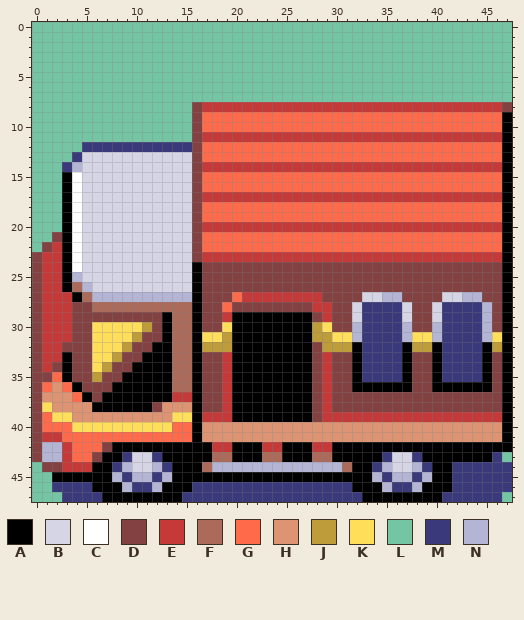
One commit to this pixel-art sprite: graphics/event_objects/pics/misc/truck.png. This is how it looked before the edit.
The file is 48x48 pixels.
Palette (. is transparent): A #000000  B #d5d5e6  C #ffffff  D #834141  E #c53939  F #ac6a5a  G #ff6a4a  H #de9473  J #bd9c39  K #ffde5a  L #73c5a4  M #39397b  N #b4b4d5
Pixels before, first column x 0:
 0 LLLLLLLLLLLLLLLLLLLLLLLLLLLLLLLLLLLLLLLLLLLLLLLL
 1 LLLLLLLLLLLLLLLLLLLLLLLLLLLLLLLLLLLLLLLLLLLLLLLL
 2 LLLLLLLLLLLLLLLLLLLLLLLLLLLLLLLLLLLLLLLLLLLLLLLL
 3 LLLLLLLLLLLLLLLLLLLLLLLLLLLLLLLLLLLLLLLLLLLLLLLL
 4 LLLLLLLLLLLLLLLLLLLLLLLLLLLLLLLLLLLLLLLLLLLLLLLL
 5 LLLLLLLLLLLLLLLLLLLLLLLLLLLLLLLLLLLLLLLLLLLLLLLL
 6 LLLLLLLLLLLLLLLLLLLLLLLLLLLLLLLLLLLLLLLLLLLLLLLL
 7 LLLLLLLLLLLLLLLLLLLLLLLLLLLLLLLLLLLLLLLLLLLLLLLL
 8 LLLLLLLLLLLLLLLLDEEEEEEEEEEEEEEEEEEEEEEEEEEEEEED
 9 LLLLLLLLLLLLLLLLDGGGGGGGGGGGGGGGGGGGGGGGGGGGGGGA
10 LLLLLLLLLLLLLLLLDGGGGGGGGGGGGGGGGGGGGGGGGGGGGGGA
11 LLLLLLLLLLLLLLLLDEEEEEEEEEEEEEEEEEEEEEEEEEEEEEEA
12 LLLLLMMMMMMMMMMMDGGGGGGGGGGGGGGGGGGGGGGGGGGGGGGA
13 LLLLMBBBBBBBBBBBDGGGGGGGGGGGGGGGGGGGGGGGGGGGGGGA
14 LLLMNBBBBBBBBBBBDEEEEEEEEEEEEEEEEEEEEEEEEEEEEEEA
15 LLLACBBBBBBBBBBBDGGGGGGGGGGGGGGGGGGGGGGGGGGGGGGA
16 LLLACBBBBBBBBBBBDGGGGGGGGGGGGGGGGGGGGGGGGGGGGGGA
17 LLLACBBBBBBBBBBBDEEEEEEEEEEEEEEEEEEEEEEEEEEEEEEA
18 LLLACBBBBBBBBBBBDGGGGGGGGGGGGGGGGGGGGGGGGGGGGGGA
19 LLLACBBBBBBBBBBBDGGGGGGGGGGGGGGGGGGGGGGGGGGGGGGA
20 LLLACBBBBBBBBBBBDEEEEEEEEEEEEEEEEEEEEEEEEEEEEEEA
21 LLDACBBBBBBBBBBBDGGGGGGGGGGGGGGGGGGGGGGGGGGGGGGA
22 LDEACBBBBBBBBBBBDGGGGGGGGGGGGGGGGGGGGGGGGGGGGGGA
23 DEEACBBBBBBBBBBBDEEEEEEEEEEEEEEEEEEEEEEEEEEEEEEA
24 DEEACBBBBBBBBBBBADDDDDDDDDDDDDDDDDDDDDDDDDDDDDDA
25 DEEANBBBBBBBBBBBADDDDDDDDDDDDDDDDDDDDDDDDDDDDDDA
26 DEEAFNBBBBBBBBBBADDDDDDDDDDDDDDDDDDDDDDDDDDDDDDA
27 DEEEAFNNNNNNNNNNADDDGEEEEEEEEDDDDBBNNDDDDBBNNDDA
28 DEEEDDFFFFFFFFFFADDGDDDDDDDDEEDDBMMMMBDDBMMMMNDA
29 DEEEDDDDDDDDDAFFADDEAAAAAAAADEDDBMMMMBDDBMMMMNDA
30 DEEEDDKKKKKJDAFFADDKAAAAAAAAJKDDNMMMMNDDNMMMMNDA
31 DEEEDDKKKKJDDAFFAKKJAAAAAAAAJJKKNMMMMNKKNMMMMNKA
32 DEEDDDKKKJDDAAFFAJJJAAAAAAAADJJJAMMMMAJJAMMMMAJA
33 DEEADDKKJDDAAAFFADDEAAAAAAAADEDDAMMMMADDAMMMMADA
34 DEDADDKJDDAAAAFFADDEAAAAAAAADEDDAMMMMADDAMMMMADA
35 DDGADDJDDAAAAAFFADDEAAAAAAAADEDDAMMMMADDAMMMMADA
36 DGHGADDDAAAAAAFFADDEAAAAAAAADEDDAAAAAADDAAAAAADA
37 DHHHGADAAAAAAAEEADDEAAAAAAAADEDDDDDDDDDDDDDDDDDA
38 DKHHHHAAAAAADHHHADDEAAAAAAAADEDDDDDDDDDDDDDDDDDA
39 DGKKHHHHHHHHHHKKAEEEAAAAAAAADEEEEEEEEEEEEEEEEEEA
40 DGGGKKKKKKKKKKGGAHHHHHHHHHHHHHHHHHHHHHHHHHHHHHHA
41 DEEGGGGGGGGGGGGGAHHHHHHHHHHHHHHHHHHHHHHHHHHHHHHA
42 DNNEGGGDAAAAAAAAAAEEAAAEEAAAEEAAAAAAAAAAAAAAAAAA
43 DNNEGGDAAMBBMAAAAAFFAAAFFAAAFFAAAAAMBBMAAAAAAAML
44 LDDEEEAAMNBBNMAAAFNNNNNNNNNNNNNFAAMNBBNMAAMMMMMM
45 LLAAAAAANMNNMNAAAAAAAAAAAAAAAAAAAANMNNMNAAMMMMMM
46 LLMMMMAAANMMNAAAMMMMMMMMMMMMMMMMAAANMMNAAAMMMMMM
47 LLLMMMMAAAAAAAAMMMMMMMMMMMMMMMMMMAAAAAAAAMMMMMML
After the commit:
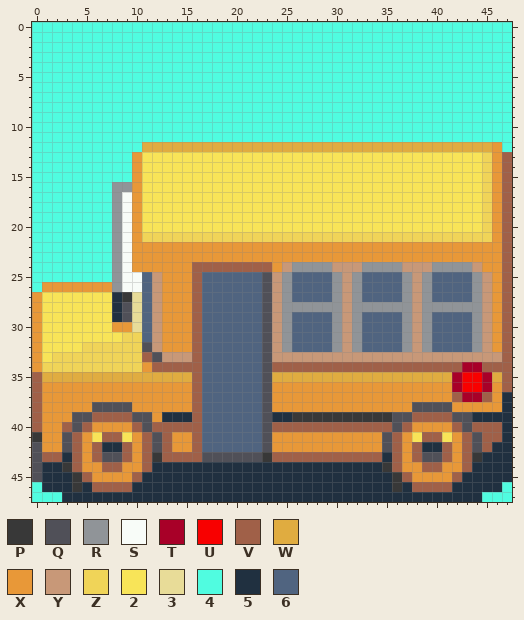
Colours new in this view: P #383838  Q #505058  R #909498  S #f8fcf8  T #a80028  U #f80000  V #a06048  W #e0ac40  X #e89838  Y #c89878  Z #f0d458  2 #f8e458  3 #e8dc98  4 #50fce0  5 #203040  6 #506480
Message: Truck → Bus, update PoryMap item ball (item+tm)
The edit:
Changed rows in their new state; - is an unchanged pixel.
first column x 0:
 0 444444444444444444444444444444444444444444444444
 1 444444444444444444444444444444444444444444444444
 2 444444444444444444444444444444444444444444444444
 3 444444444444444444444444444444444444444444444444
 4 444444444444444444444444444444444444444444444444
 5 444444444444444444444444444444444444444444444444
 6 444444444444444444444444444444444444444444444444
 7 444444444444444444444444444444444444444444444444
 8 444444444444444444444444444444444444444444444444
 9 444444444444444444444444444444444444444444444444
10 444444444444444444444444444444444444444444444444
11 444444444444444444444444444444444444444444444444
12 44444444444WWWWWWWWWWWWWWWWWWWWWWWWWWWWWWWWWWWX4
13 4444444444X2222222222222222222222222222222222ZXV
14 4444444444X2222222222222222222222222222222222ZXV
15 4444444444X2222222222222222222222222222222222ZXV
16 44444444RRX2222222222222222222222222222222222ZXV
17 44444444RSX2222222222222222222222222222222222ZXV
18 44444444RSX2222222222222222222222222222222222ZXV
19 44444444RSX2222222222222222222222222222222222ZXV
20 44444444RSX2222222222222222222222222222222222ZXV
21 44444444RSXZZZZZZZZZZZZZZZZZZZZZZZZZZZZZZZZZZZXV
22 44444444RSXXXXXXXXXXXXXXXXXXXXXXXXXXXXXXXXXXXXXV
23 44444444RSXXXXXXXXXXXXXXXXXXXXXXXXXXXXXXXXXXXXXV
24 44444444RSXXXXXXVVVVVVVVXYRRRRYYYRRRRYYYRRRRYXXV
25 44444444RSS6YXXXV666666QYR6666RYR6666RYR6666RYXV
26 4XXXXXXXRSS6YXXXV666666QYR6666RYR6666RYR6666RYXV
27 X22222225P36YXXXV666666QYR6666RYR6666RYR6666RYXV
28 X22222225Q36YXXXV666666QYRRRRRRYRRRRRRYRRRRRRYXV
29 X22222225Q36YXXXV666666QYR6666RYR6666RYR6666RYXV
30 X2222222XX36YXXXV666666QYR6666RYR6666RYR6666RYXV
31 X22222222ZZ6YXXXV666666QYR6666RYR6666RYR6666RYXV
32 X2222ZZZZZZQYXXXV666666QYR6666RYR6666RYR6666RYXV
33 X2ZZZZZZZZZVQYYYV666666QYYYYYYYYYYYYYYYYYYYYYYYV
34 XZZZZZZZZZZXVVVVV666666QVVVVVVVVVVVVVVVVVVVTTVVV
35 VWWWWWWWWWWWWWWWV666666QWWWWWWWWWWWWWWWWWWTUUTWV
36 VXXXXXXXXXXXXXXXV666666QXXXXXXXXXXXXXXXXXXTUUTXV
37 VXXXXXXXXXXXXXXXV666666QXXXXXXXXXXXXXXXXXXVTTVX5
38 VXXXXXQQQQXXXXXXV666666QXXXXXXXXXXXXXXQQQQXXXXX5
39 VXXXQQVVVVQQX555V666666Q55PPPPPPPPPPQQVVVVQQ5555
40 VXXVQVXXXXVQVVVVV666666QVVVVVVVVVVVVQVXXXXVQVVV5
41 PXXQVX2VV2XVQVXXV666666QXXXXXXXXXXXQVX2VV2XVQVV5
42 QXXQVXV55VXVQVXXV666666QXXXXXXXXXXXQVXV55VXVQV55
43 QVV5VXVQQVXVPVVVVQQQQQQPVVVVVVVVVVV5VXVQQVXVP555
44 Q55PVXXVVXXV55555555555555555555555PVXXVVXXV5555
45 Q555PVXXXXV5555555555555555555555555PVXXXXV55555
46 4555P5VVVV55555555555555555555555555P5VVVV555554
47 444555555555555555555555555555555555555555555444
